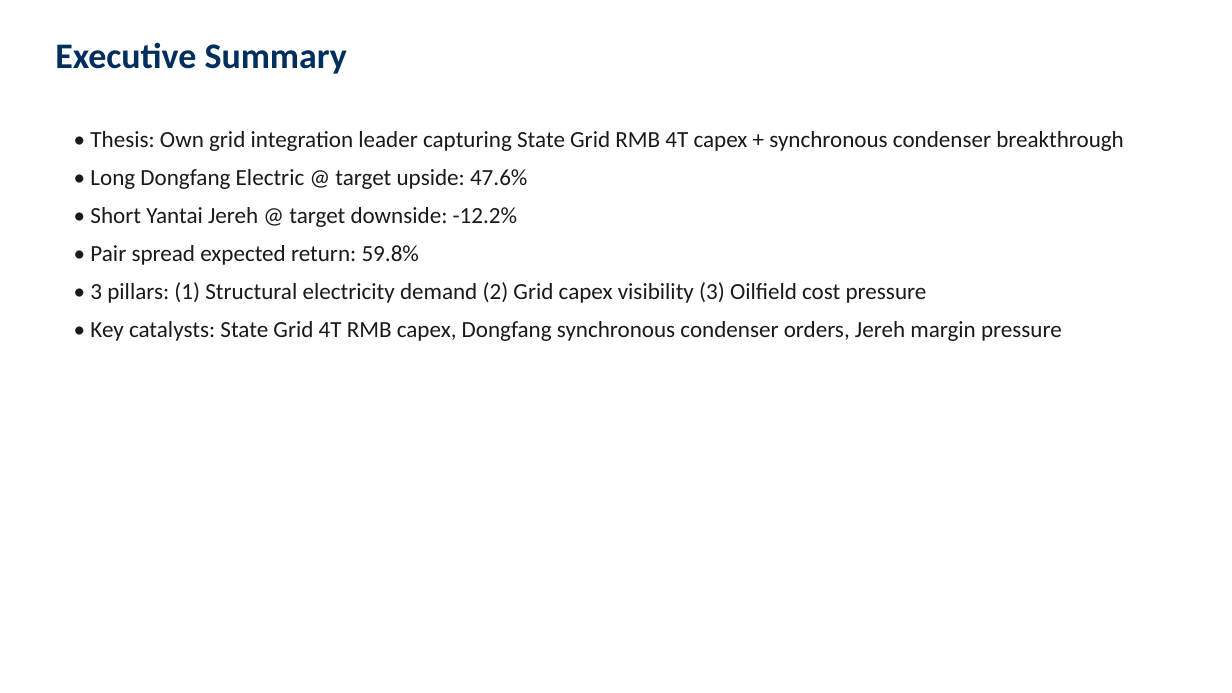
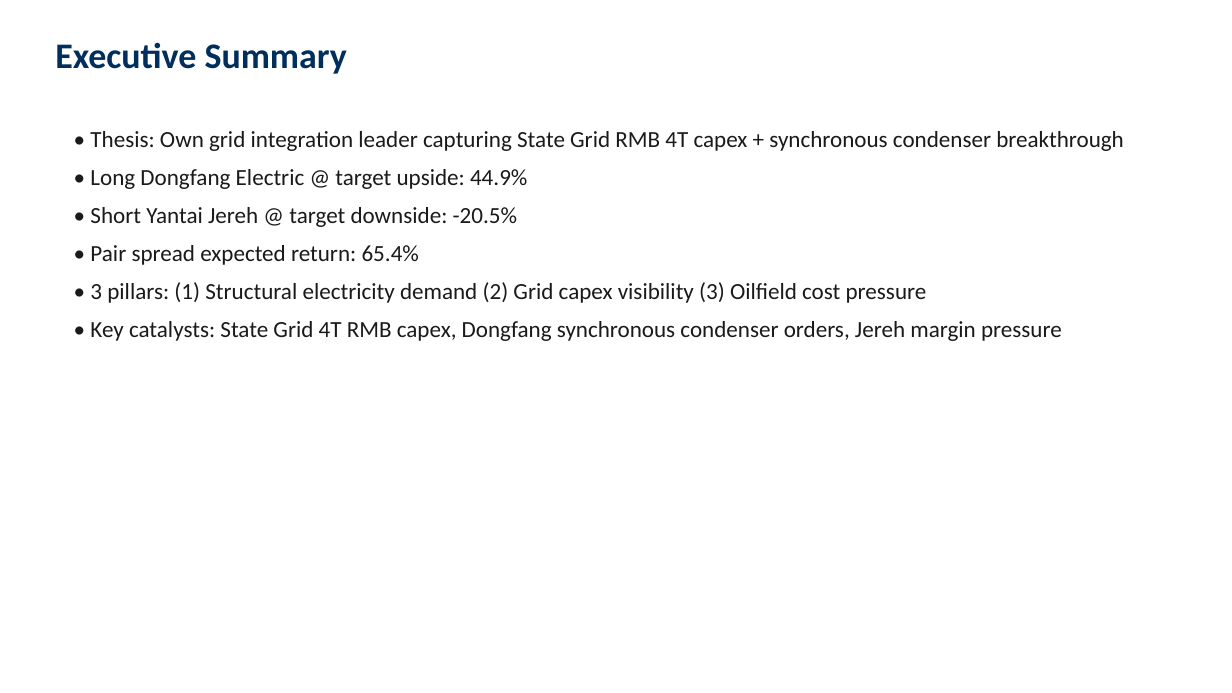
Before and after one commit to skumyol/ubs, a slide deck: slide 2 of deck/UBS_Pitch_Deck_AUTO.pptx. Drawn at 1232x693 pixels with LibreOffice and Linux fonts; fonts in the diff are those of the drawing. Boxes give left, top, right and bottom in pixels: in the first picture for what was removed or moved away, otherwise in the second. Text is boxed around its words. In the diff, an @@ line names an element or a change of style, - is before the commit and + after.

```diff
--- a/deck/UBS_Pitch_Deck_AUTO.pptx
+++ b/deck/UBS_Pitch_Deck_AUTO.pptx
@@ text at bbox=[90, 169, 527, 265]: text changed @@
-• Long Dongfang Electric @ target upside: 47.6%
-• Short Yantai Jereh @ target downside: -12.2%
-• Pair spread expected return: 59.8%
+• Long Dongfang Electric @ target upside: 44.9%
+• Short Yantai Jereh @ target downside: -20.5%
+• Pair spread expected return: 65.4%
```
Also in this commit, not shown: 12 other slides changed, 2 slides added, 7 slides removed, 33 other files.
